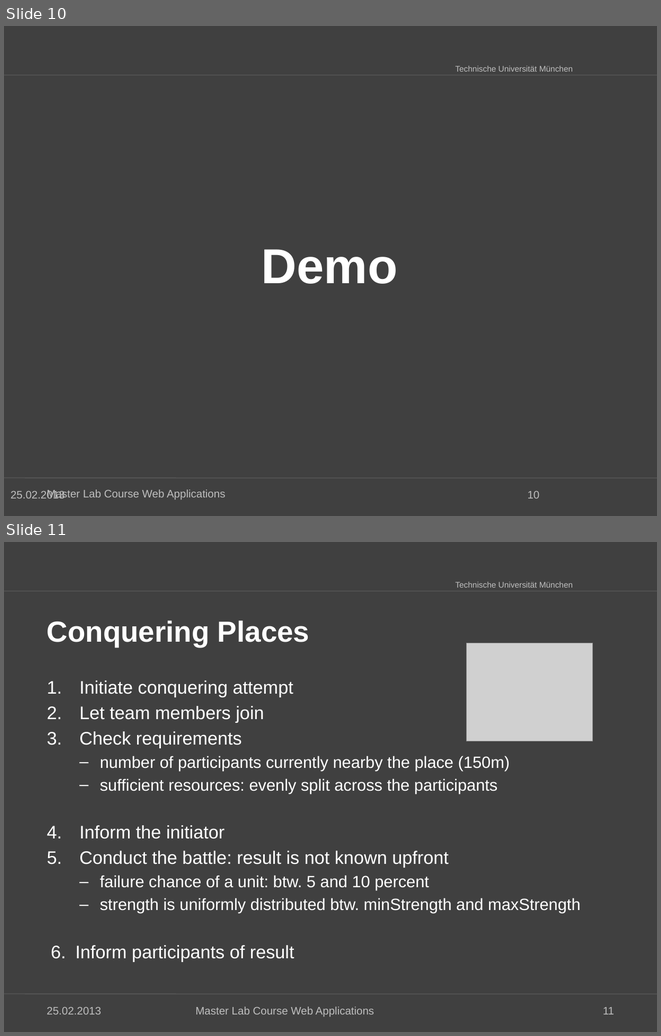
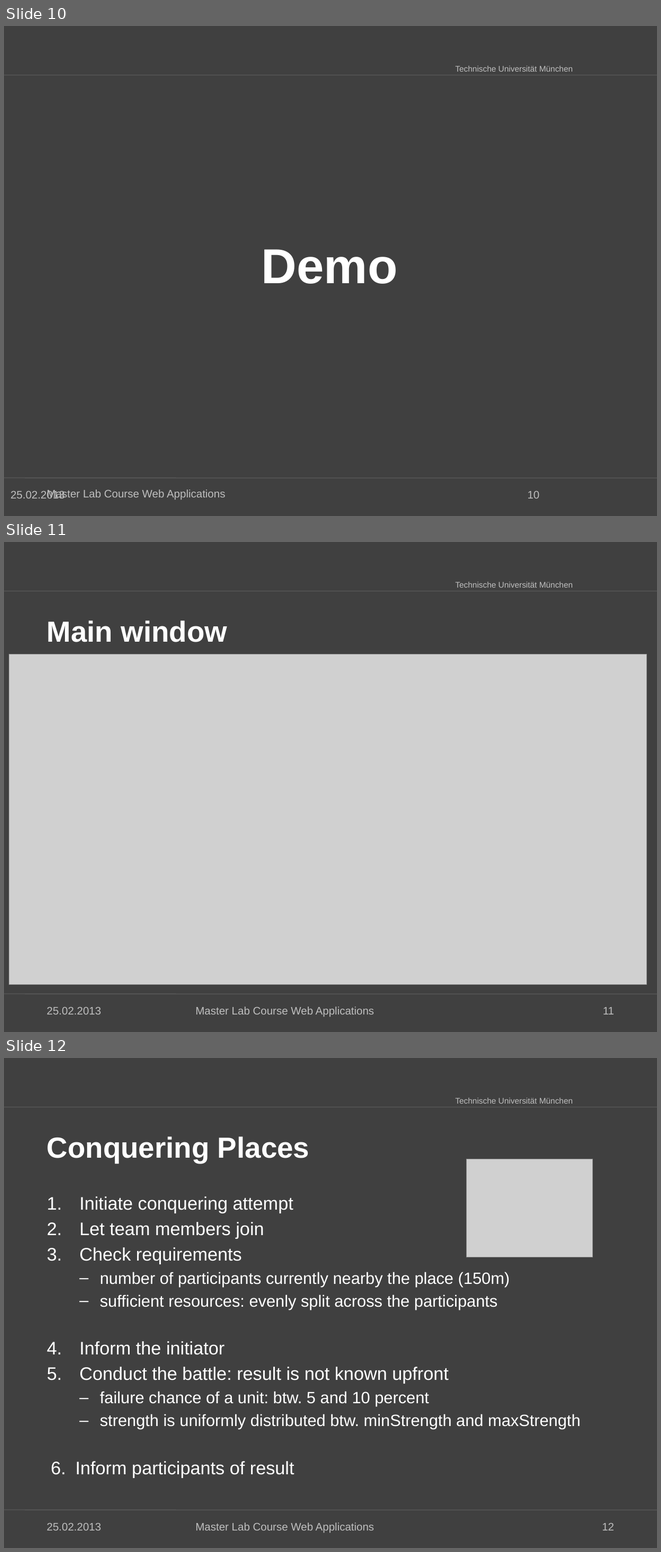
Before and after one commit to kneczaj/pi-puppids, a slide deck: docs/group4_Final_Presentation.pptx. Shown one above the other, each under a label of ours: slides 10 and 11 before the commit, slides 10, 11 and 12 after it. The pictures are 661x1036 and 661x1552 pixels, drawn with LibreOffice and Linux fonts; fonts in the diff are those of the drawing; grey boxes stand for pictures; background and template pictures are left out. Boxes give left, top, right and bottom in pixels: in the first picture for what was removed or moved away, otherwise in the second. Text is boxed around its words. In the diff, an @@ line names an element or a change of style, - is before the commit and + after.

Commit message:
Screenshot + small changes in the presentation

```diff
--- a/docs/group4_Final_Presentation.pptx
+++ b/docs/group4_Final_Presentation.pptx
@@ slide 11 added at [4,542,657,1032], background #404040; not listed: 3 template elements that a slide beside it also shows @@
@@ title added at [47,620,228,642], 32 pt, text #FFFFFF, bold @@
+Main window
@@ picture added at [9,654,647,984] @@
@@ text added at [47,1007,102,1014], 12 pt, text #BFBFBF @@
+25.02.2013
@@ text added at [195,1006,374,1016], 12 pt, text #BFBFBF @@
+Master Lab Course Web Applications
@@ page number added at [603,1007,614,1014], 12 pt, text #BFBFBF @@
+11
@@ what was slide 11 is now slide 12 @@
@@ page number at [602,1523,614,1530]: text changed @@
-11
+12
```
Also in this commit, not shown: 1 slide changed, 1 other file.
